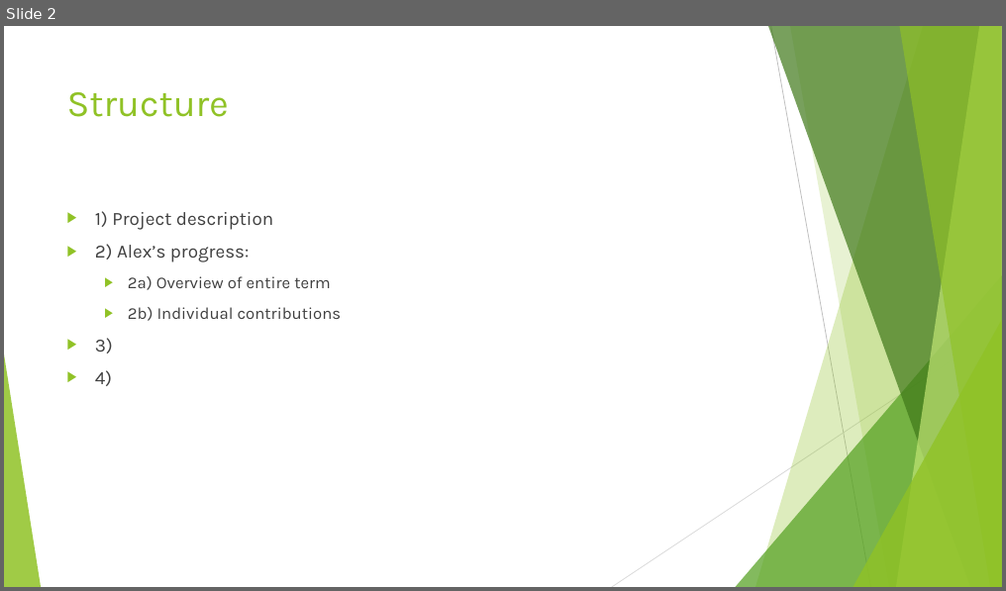
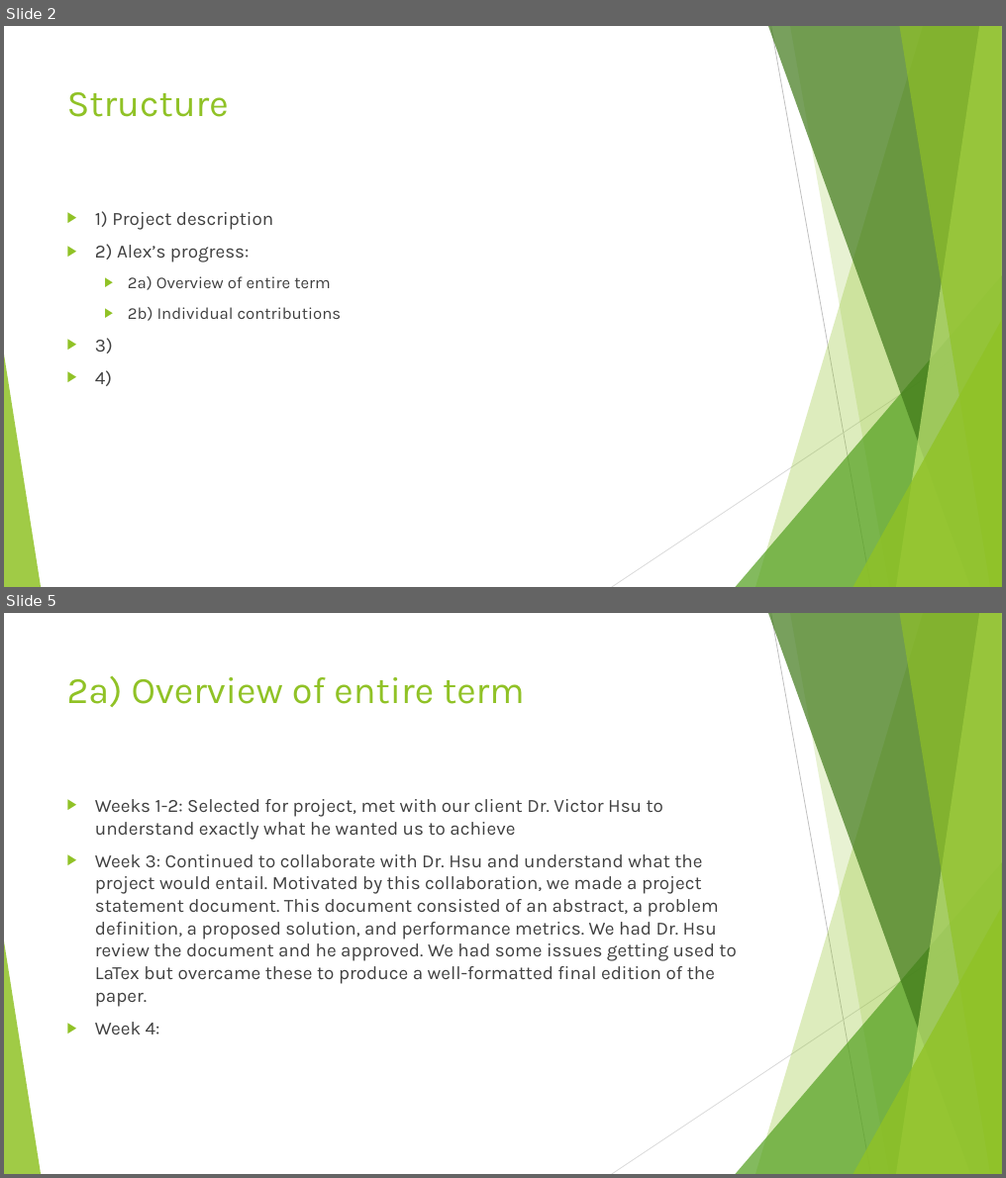
Before and after one commit to AlexDCraig/senior-capstone-project, a slide deck: progressreport.pptx. Shown one above the other, each under a label of ours: slide 2 before the commit, slides 2 and 5 after it; the slides between them are not shown. The pictures are 1006x591 and 1006x1178 pixels, drawn with LibreOffice and Linux fonts; fonts in the diff are those of the drawing. Boxes give left, top, right and bottom in pixels: in the first picture for what was removed or moved away, otherwise in the second. Text is boxed around its words. In the diff, an @@ line names an element or a change of style, - is before the commit and + after.

```diff
--- a/progressreport.pptx
+++ b/progressreport.pptx
@@ slide 5 added at (x1=4, y1=613, x2=1002, y2=1174), background #FFFFFF; not listed: 10 template elements that a slide beside it also shows @@
@@ title added at (x1=67, y1=675, x2=525, y2=707), 36 pt, text #90C226 @@
+2a) Overview of entire term
@@ text added at (x1=95, y1=799, x2=736, y2=1035), 18 pt, text #404040 @@
+▶ Weeks 1-2: Selected for project, met with our client Dr. Victor Hsu to understand exactly what he wanted us to achieve
+▶ Week 3: Continued to collaborate with Dr. Hsu and understand what the project would entail. Motivated by this collaboration, we made a project statement document. This document consisted of an abstract, a problem definition, a proposed solution, and performance metrics. We had Dr. Hsu review the document and he approved. We had some issues getting used to LaTex but overcame these to produce a well-formatted final edition of the paper.
+▶ Week 4:
```
Also in this commit, not shown: 1 slide changed, 2 other slides added.
